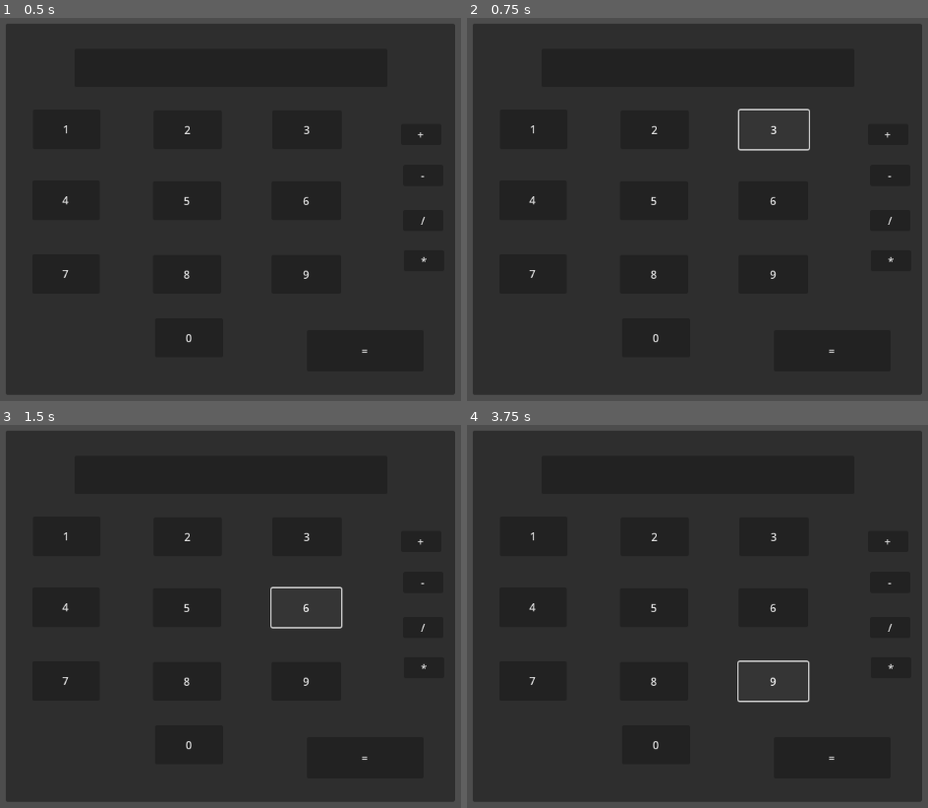
Above: before the commit, frames 1-4 (two rows, left to right).
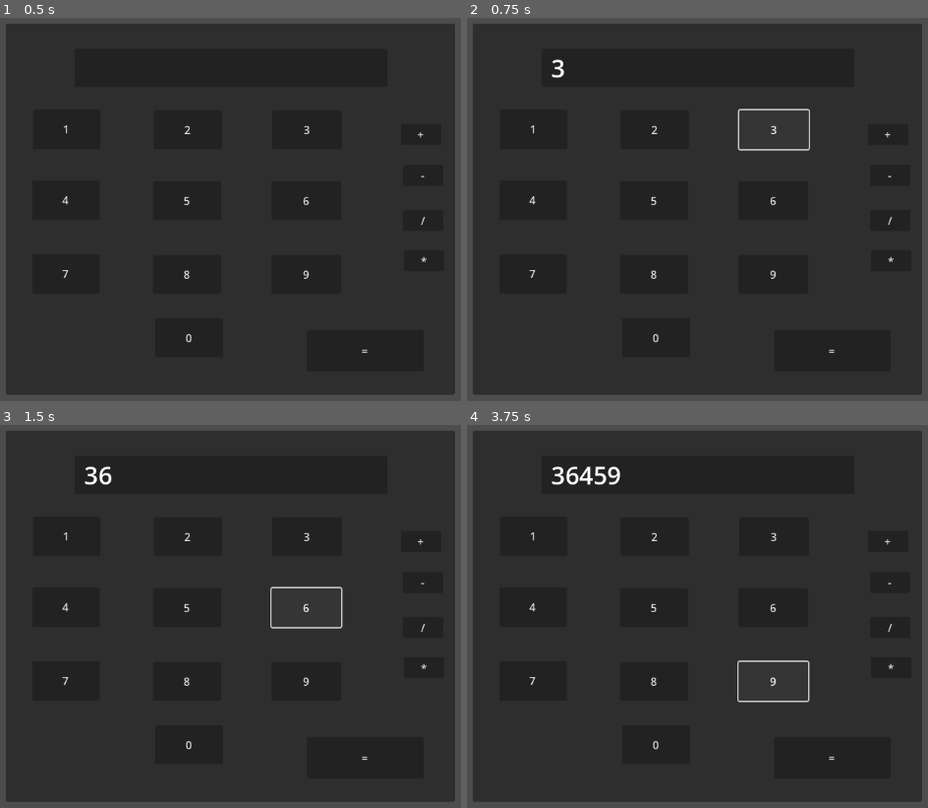
Above: after the commit, the same moments.

Repository: TarikPonciano/Tecnico-Jogos-Digitais-Sesc-1-Ano
Game: Godot game, scene res://calculadora_v_2.tscn
Same seed, same stepped clock (60 frames per second), same inputs: the game is played once before the commit and once after it. The project has no main scene, so this scene is started directly.
Inputs:
- Up to frame 1 (0.5 s): no input
- Up to frame 2 (0.75 s): click "3" at 0.5 s
- Up to frame 3 (1.5 s): click "6" at 1.25 s
- Up to frame 4 (3.75 s): click "4" at 2 s; click "5" at 2.75 s; click "9" at 3.5 s

Frame 1 is identical in both runs. In frame 2, less than 0.1% of the frame differs, in the area x 18-22%, y 10-16%; in frame 3, 0.2%; in frame 4, 0.4%, in the area x 18-34%, y 10-16%.

Commit message:
Calculadora V2 final

Diff:
--- a/Turma 1º Manhã/Projetos Godot/revisao-manha-0505/calculadora_v_2.gd
+++ b/Turma 1º Manhã/Projetos Godot/revisao-manha-0505/calculadora_v_2.gd
@@ -1,6 +1,8 @@
 extends Node2D
 
-
+var num1
+var num2
+var op
 
 func _on_botao_1_pressed() -> void:
 	$Label.text += "1"
@@ -8,3 +10,56 @@
 
 func _on_botao_2_pressed() -> void:
 	$Label.text += "2"
+
+
+func _on_botao_3_pressed() -> void:
+	$Label.text += "3"
+
+
+func _on_botao_4_pressed() -> void:
+	$Label.text += "4"
+
+
+func _on_botao_5_pressed() -> void:
+	$Label.text += "5"
+
+
+func _on_botao_6_pressed() -> void:
+	$Label.text += "6"
+
+
+func _on_botao_9_pressed() -> void:
+	$Label.text += "9"
+
+
+func _on_botao_7_pressed() -> void:
+	$Label.text += "7"
+
+
+func _on_botao_8_pressed() -> void:
+	$Label.text += "8"
+
+
+func _on_botao_0_pressed() -> void:
+	$Label.text += "0"
+
+
+func _on_botao_adição_pressed() -> void:
+	num1 = float($Label.text)
+	$Label.text = ""
+	op = "+"
+
+
+func _on_botao_calcular_pressed() -> void:
+	num2 = float($Label.text)
+
+	if op == "+":
+		$Label.text = str(num1+num2)
+	elif op == "-":
+		$Label.text = str(num1-num2)
+
+
+func _on_botao_subtração_pressed() -> void:
+	num1 = float($Label.text)
+	$Label.text = ""
+	op = "-"
--- a/Turma 1º Manhã/Projetos Godot/revisao-manha-0505/calculadora_v_2.tscn
+++ b/Turma 1º Manhã/Projetos Godot/revisao-manha-0505/calculadora_v_2.tscn
@@ -139,11 +139,22 @@
 [node name="Label" type="Label" parent="."]
 offset_left = 429.0
 offset_top = 93.0
-offset_right = 848.0
+offset_right = 855.0
 offset_bottom = 143.0
 theme_override_font_sizes/font_size = 36
 clip_text = true
 text_overrun_behavior = 1
 
+[connection signal="pressed" from="Botao3" to="." method="_on_botao_3_pressed"]
 [connection signal="pressed" from="Botao1" to="." method="_on_botao_1_pressed"]
 [connection signal="pressed" from="Botao2" to="." method="_on_botao_2_pressed"]
+[connection signal="pressed" from="Botao6" to="." method="_on_botao_6_pressed"]
+[connection signal="pressed" from="Botao4" to="." method="_on_botao_4_pressed"]
+[connection signal="pressed" from="Botao5" to="." method="_on_botao_5_pressed"]
+[connection signal="pressed" from="Botao9" to="." method="_on_botao_9_pressed"]
+[connection signal="pressed" from="Botao7" to="." method="_on_botao_7_pressed"]
+[connection signal="pressed" from="Botao8" to="." method="_on_botao_8_pressed"]
+[connection signal="pressed" from="Botao0" to="." method="_on_botao_0_pressed"]
+[connection signal="pressed" from="BotaoAdição" to="." method="_on_botao_adição_pressed"]
+[connection signal="pressed" from="BotaoSubtração" to="." method="_on_botao_subtração_pressed"]
+[connection signal="pressed" from="BotaoCalcular" to="." method="_on_botao_calcular_pressed"]
